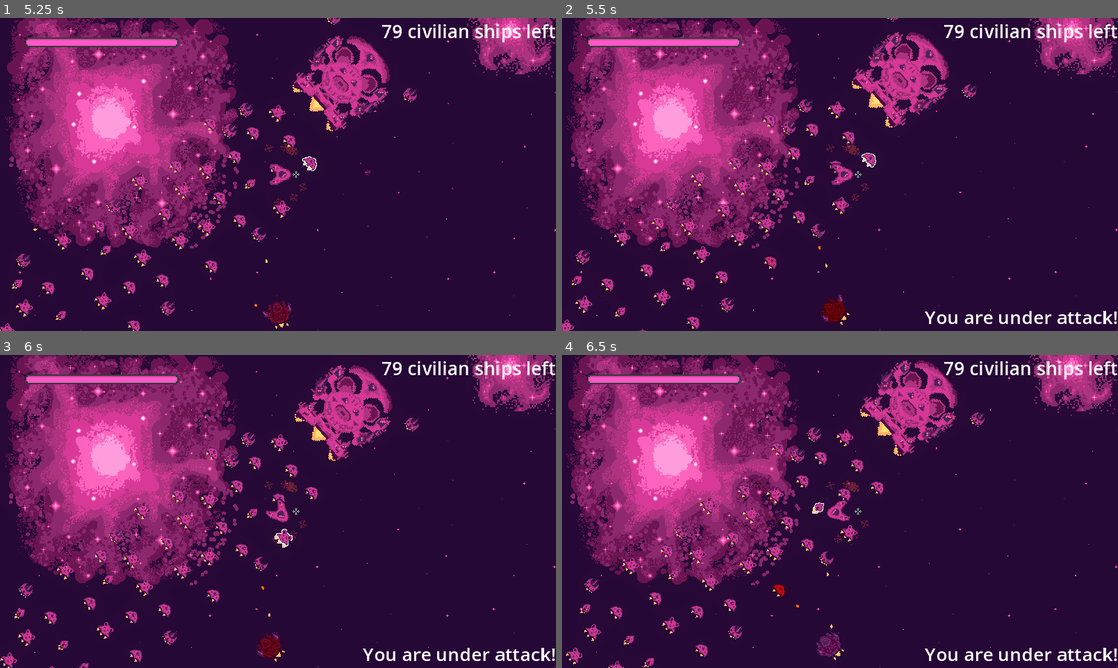
Above: before the commit, frames 1-4 (two rows, left to right).
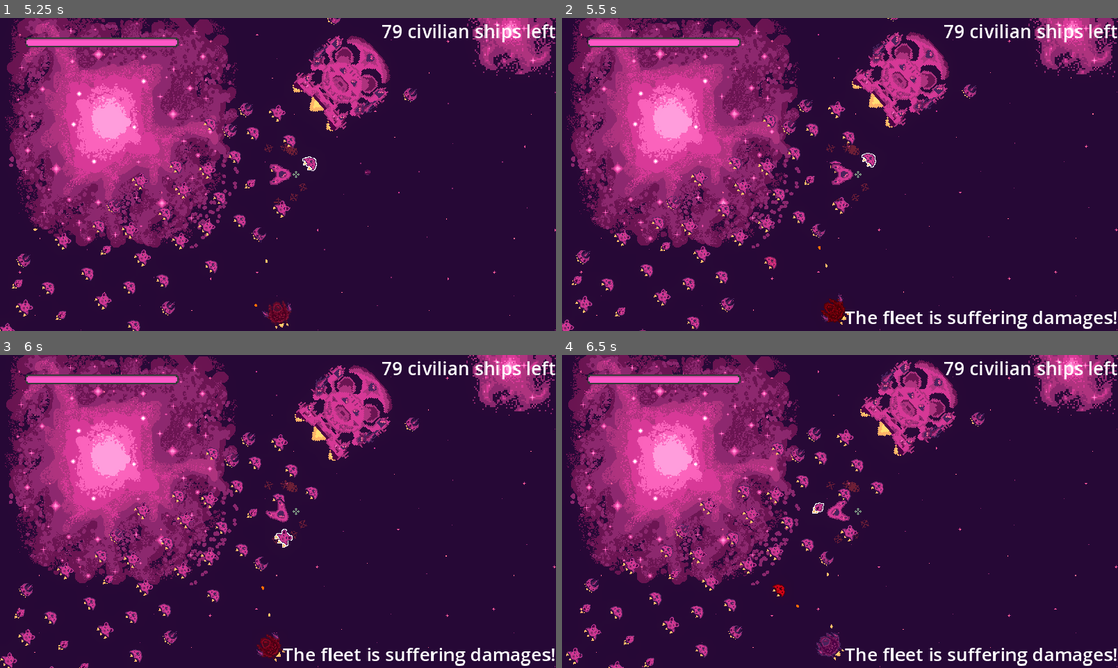
Above: after the commit, the same moments.

Repository: bear-minimum-studio/space-bear
Game: Godot game, scene res://Game.tscn
The game is run twice, just before and just after one commit, with the same random seed, the same clock (stepped at 60 frames per second) and the same inputs.
Inputs:
- Up to frame 1 (5.25 s): tap Enter (upgrade) at 0.5 s; hold Right (turn_right) 0.53-1.28 s; tap Down (decelerate) at 0.6, 3.6 s; hold Ctrl (brake) 1.28-2.03 s; tap Space (fire) at 1.35, 4.35 s; hold Right (turn_right) 2.03-2.78 s; hold G (grappling_hook) 2.03-2.78 s; hold Up (accelerate) 2.78-3.53 s; tap F (turret_fire) at 2.85 s; hold Left (turn_left) 3.53-5.03 s; hold Ctrl (brake) from 5.03 s (still down); hold G (grappling_hook) from 5.03 s (still down)
- Up to frame 2 (5.5 s): keep holding Ctrl (brake); keep holding G (grappling_hook)
- Up to frame 3 (6 s): release Ctrl (brake) at 5.78 s; release G (grappling_hook) at 5.78 s; hold Right (turn_right) from 5.78 s (still down); tap F (turret_fire) at 5.85 s
- Up to frame 4 (6.5 s): keep holding Right (turn_right)

Frame 1 is identical in both runs. In frame 2, 1.0% of the frame differs, in the area x 50-100%, y 93-100%; in frame 3, 1.0%; in frame 4, 1.0%.

Commit message:
feat: update hud message

Diff:
--- a/hud/UnderAttack.tscn
+++ b/hud/UnderAttack.tscn
@@ -1,4 +1,4 @@
-[gd_scene load_steps=2 format=3]
+[gd_scene load_steps=2 format=3 uid="uid://djt0jq7486mc6"]
 
 [ext_resource type="Script" path="res://hud/UnderAttack.gd" id="1_r635j"]
 
@@ -18,6 +18,6 @@
 anchor_bottom = 1.0
 grow_horizontal = 2
 grow_vertical = 2
-text = "You are under attack!"
+text = "The fleet is suffering damages!"
 horizontal_alignment = 2
 vertical_alignment = 2
Not shown: 1 places in Game.tscn that only renumber resources
